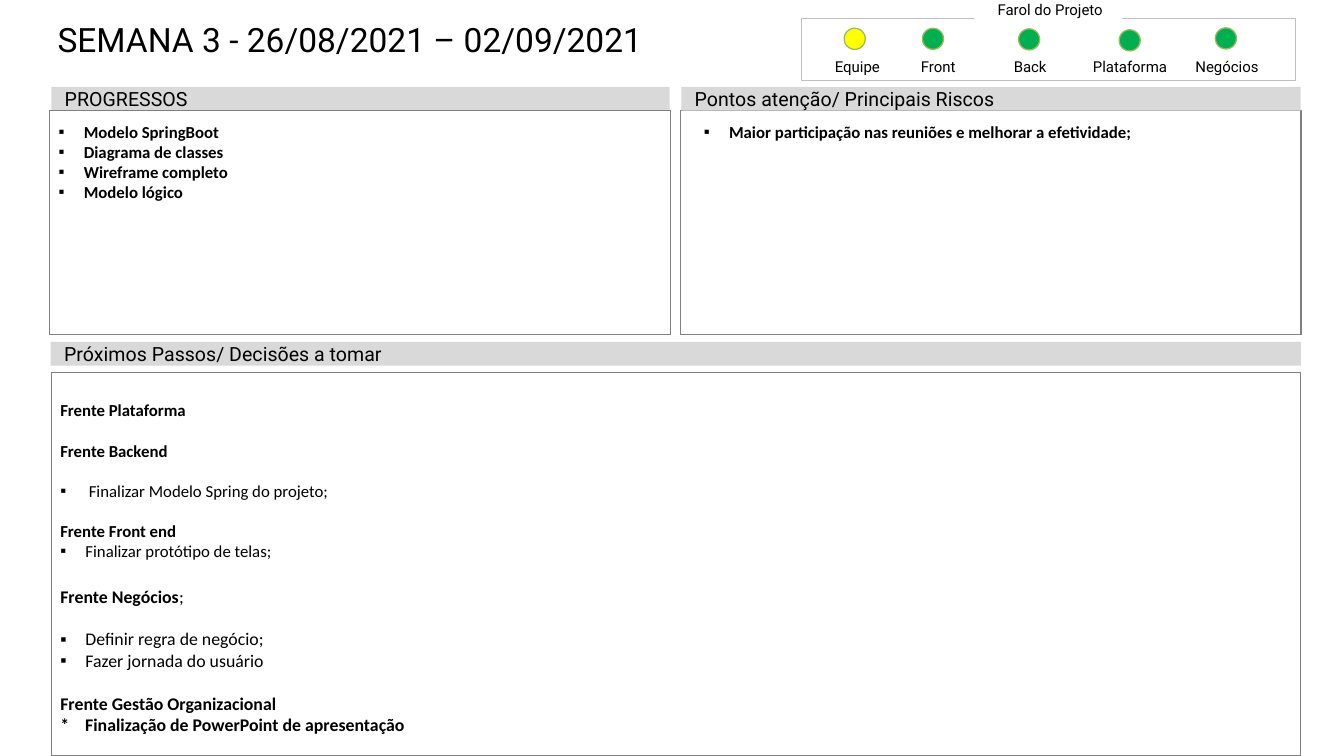
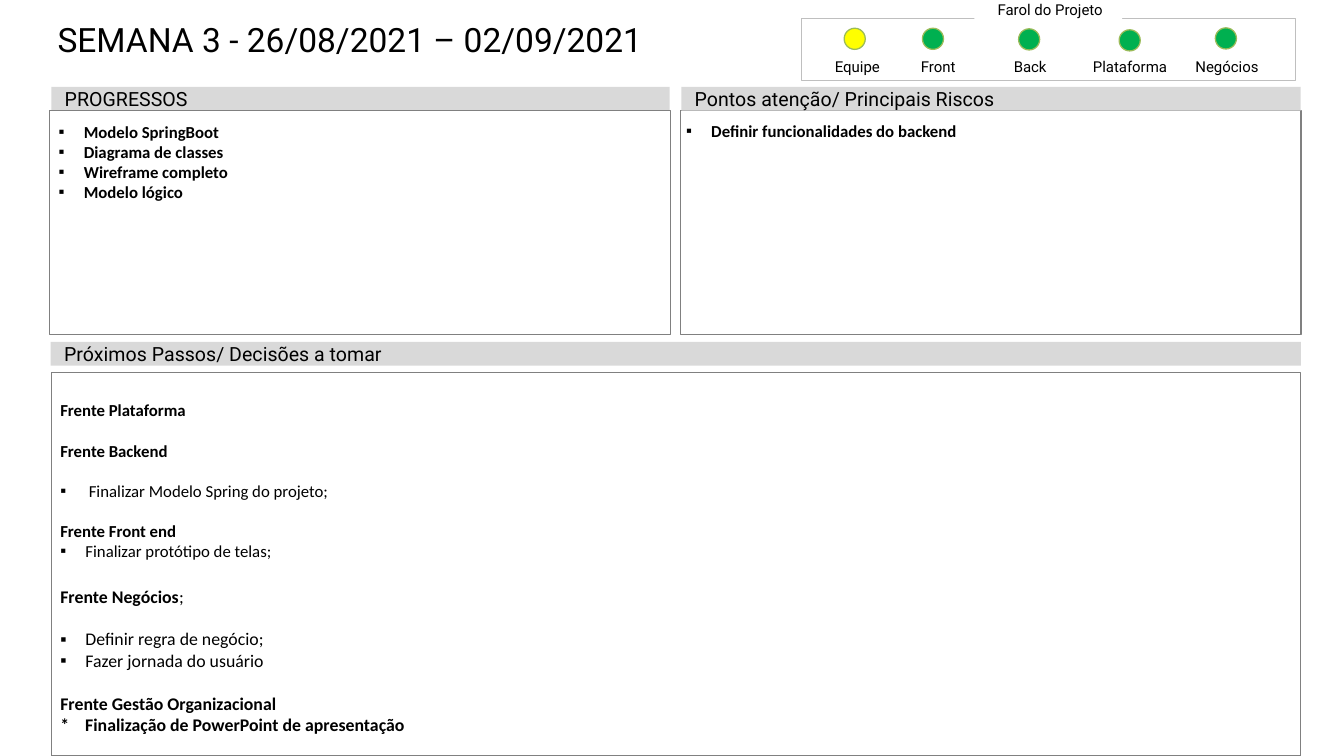
Before and after one commit to Luis-Silva80/grupo05-adsa, a slide deck: slide 5 of Documentação/EngenhariaDeSoftware/Mod_Status_Report-PI20202.pptx. Drawn at 1344x756 pixels with LibreOffice and Linux fonts; fonts in the diff are those of the drawing. Boxes give left, top, right and bottom in pixels: in the first picture for what was removed or moved away, otherwise in the second. Text is boxed around its words. In the diff, an @@ line names an element or a change of style, - is before the commit and + after.

Commit message:
feature: Adicionar status report semanal

```diff
--- a/Documentação/EngenhariaDeSoftware/Mod_Status_Report-PI20202.pptx
+++ b/Documentação/EngenhariaDeSoftware/Mod_Status_Report-PI20202.pptx
@@ text at <box>711,125,956,137</box>: text changed @@
-▪ Maior participação nas reuniões e melhorar a efetividade;
+▪ Definir funcionalidades do backend
```
Also in this commit, not shown: 1 slide added.
